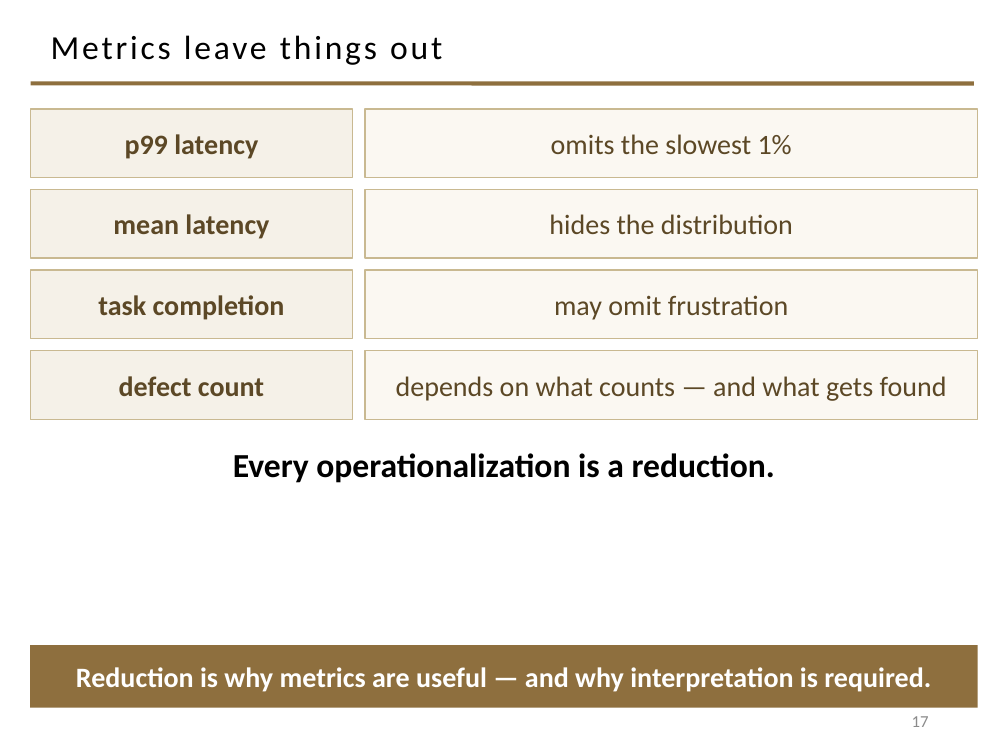
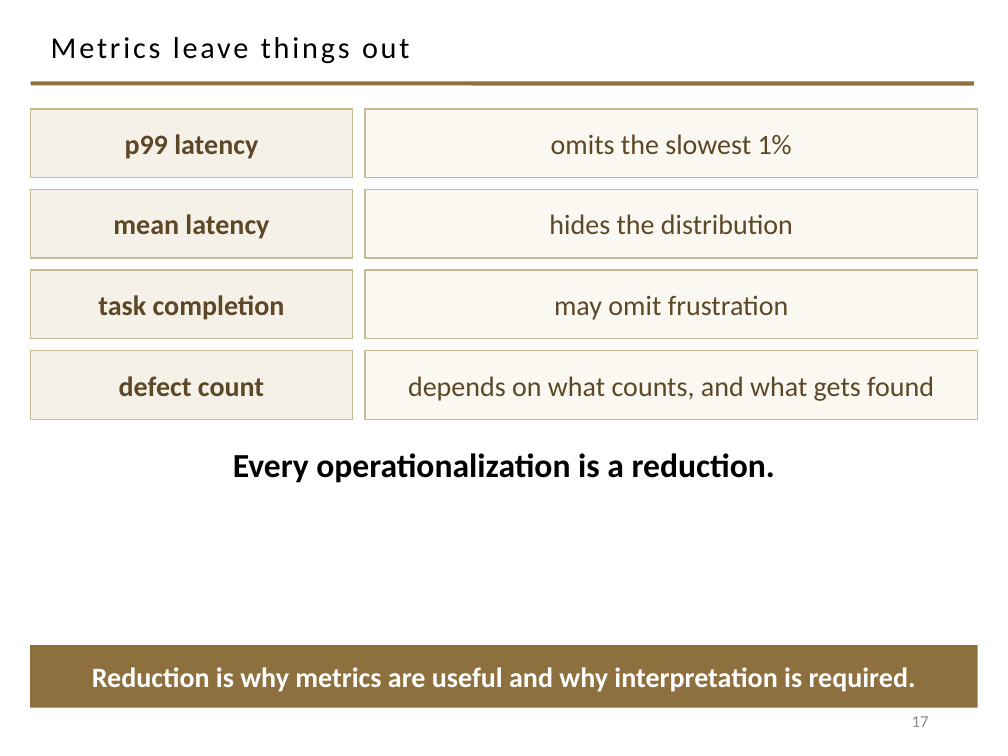
Before and after one commit to davisjam/model-based-agentic-software-engineering, a slide deck: slide 17 of course/lectures/act-1-foundations/09-engineering-decision-making-and-metrics/1-9-Engineering-Decision-Making-and-Metrics.pptx. Drawn at 1008x756 pixels with LibreOffice and Linux fonts; fonts in the diff are those of the drawing; background and template pictures are left out. Boxes give left, top, right and bottom in pixels: in the first picture for what was removed or moved away, otherwise in the second. Text is boxed around its words. In the diff, an @@ line names an element or a change of style, - is before the commit and + after.

```diff
--- a/course/lectures/act-1-foundations/09-engineering-decision-making-and-metrics/1-9-Engineering-Decision-Making-and-Metrics.pptx
+++ b/course/lectures/act-1-foundations/09-engineering-decision-making-and-metrics/1-9-Engineering-Decision-Making-and-Metrics.pptx
@@ title "Metrics leave things out" at (x1=51, y1=37, x2=409, y2=64): size 24 to 21.6 pt @@
@@ text in rectangle at (x1=408, y1=376, x2=934, y2=401): text changed @@
-depends on what counts — and what gets found
+depends on what counts, and what gets found
@@ text in rectangle at (x1=92, y1=667, x2=916, y2=692): text changed @@
-Reduction is why metrics are useful — and why interpretation is required.
+Reduction is why metrics are useful and why interpretation is required.
```
Also in this commit, not shown: 23 other slides changed.
